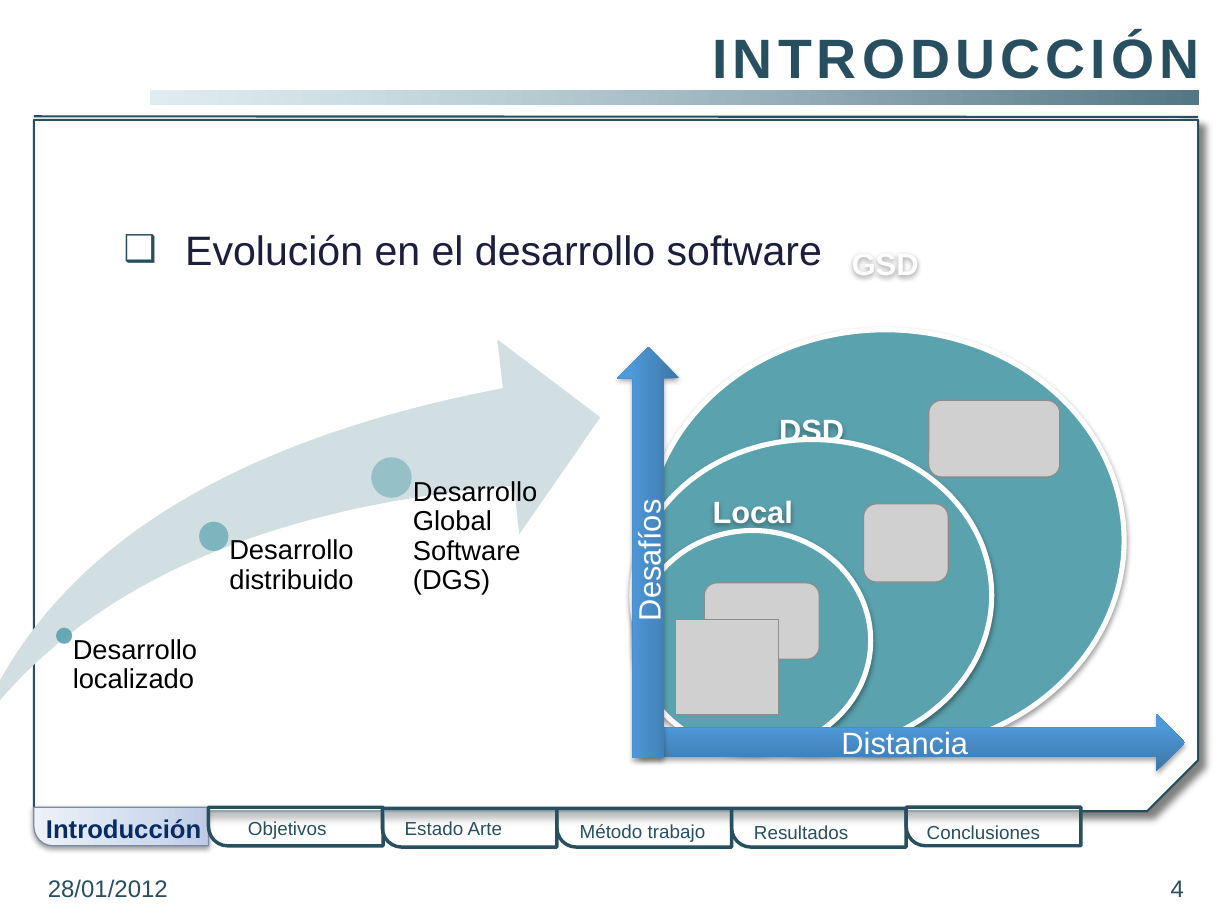
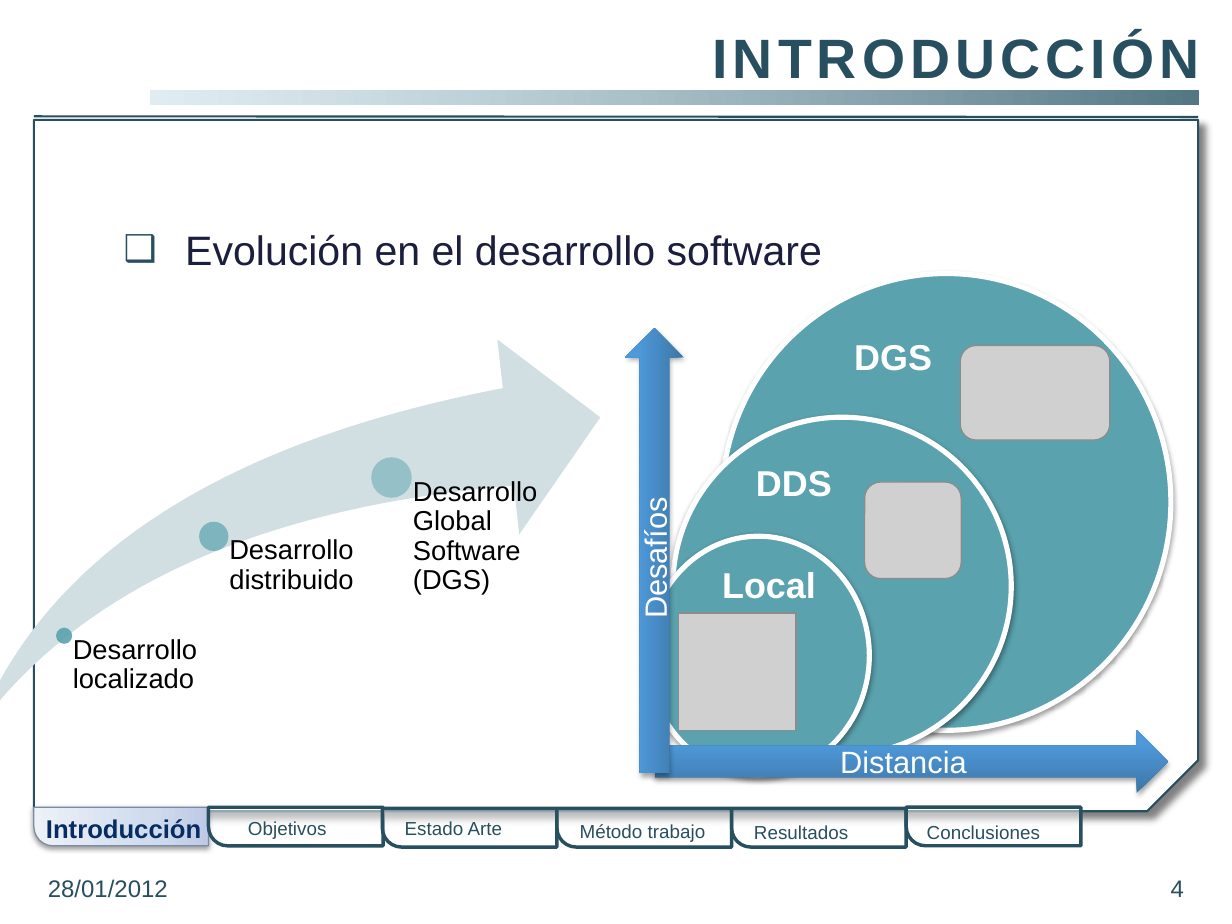
Before and after one commit to gangadhar001/repo-pfc, a slide deck: slide 4 of PFC/Presentacion/PresentacionPFC.pptx. Drawn at 1232x924 pixels with LibreOffice and Linux fonts; fonts in the diff are those of the drawing; grey boxes stand for pictures; background and template pictures are left out. Boxes give left, top, right and bottom in pixels: in the first picture for what was removed or moved away, otherwise in the second. Text is boxed around its words. In the diff, an @@ line names an element or a change of style, - is before the commit and + after.

```diff
--- a/PFC/Presentacion/PresentacionPFC.pptx
+++ b/PFC/Presentacion/PresentacionPFC.pptx
@@ ellipse added at <box>722,274,1172,731</box>, fill #5AA2AE, outline #FFFFFF 3 pt @@
@@ right arrow "Desafíos": place and size @@
-right arrow "Desafíos" at <box>618,346,680,758</box>
+right arrow "Desafíos" at <box>626,328,684,772</box>
@@ ellipse removed at <box>647,330,1125,752</box> @@
-GSD
@@ text added at <box>854,345,932,371</box>, 21 pt, text #FFFFFF, bold @@
+DGS
@@ picture: place and size @@
-picture at <box>929,400,1060,477</box>
+picture at <box>961,346,1110,441</box>
@@ ellipse added at <box>673,418,1011,755</box>, fill #5AA2AE, outline #FFFFFF 3 pt @@
@@ ellipse removed at <box>632,440,992,752</box> @@
-DSD
@@ text added at <box>756,471,832,497</box>, 21 pt, text #FFFFFF, bold @@
+DDS
@@ picture: place and size @@
-picture at <box>864,504,949,583</box>
+picture at <box>865,482,961,578</box>
@@ ellipse added at <box>648,536,870,775</box>, fill #5AA2AE, outline #FFFFFF 3 pt @@
@@ text "Local": place and size @@
-text "Local" at <box>634,531,870,752</box>
+text "Local" at <box>722,572,816,599</box>
@@ text "Local" at <box>722,572,816,599</box>: size 18 to 21 pt; alignment centre to left; vertical alignment middle to top; fill #5AA2AE to none; outline #FFFFFF 3 pt to none; shadow off @@
@@ picture removed at <box>705,583,819,659</box> @@
@@ picture: place and size @@
-picture at <box>675,620,779,715</box>
+picture at <box>679,614,796,731</box>
@@ right arrow "Distancia": place and size @@
-right arrow "Distancia" at <box>639,713,1185,771</box>
+right arrow "Distancia" at <box>654,731,1168,793</box>
```
Also in this commit, not shown: 23 other slides changed.
